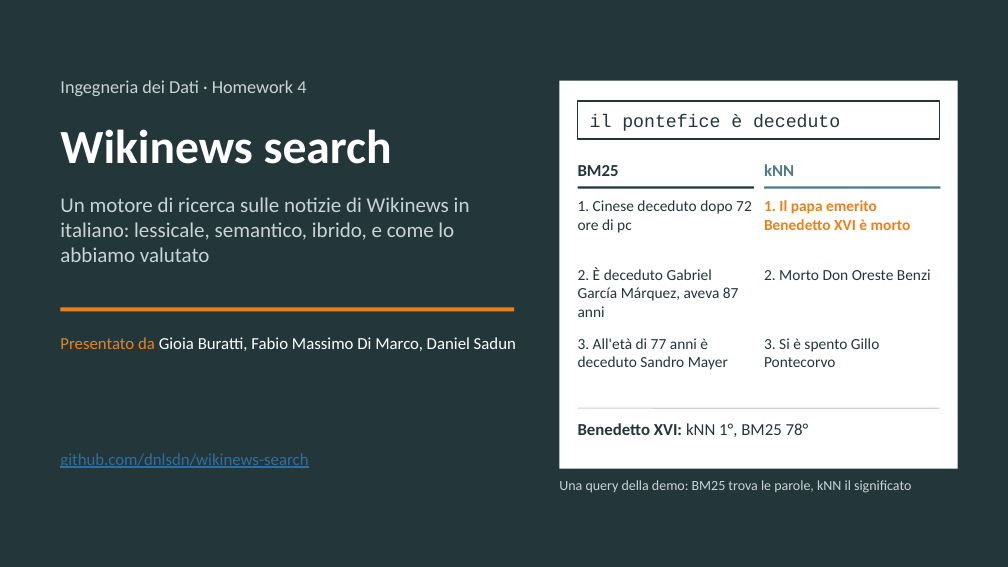
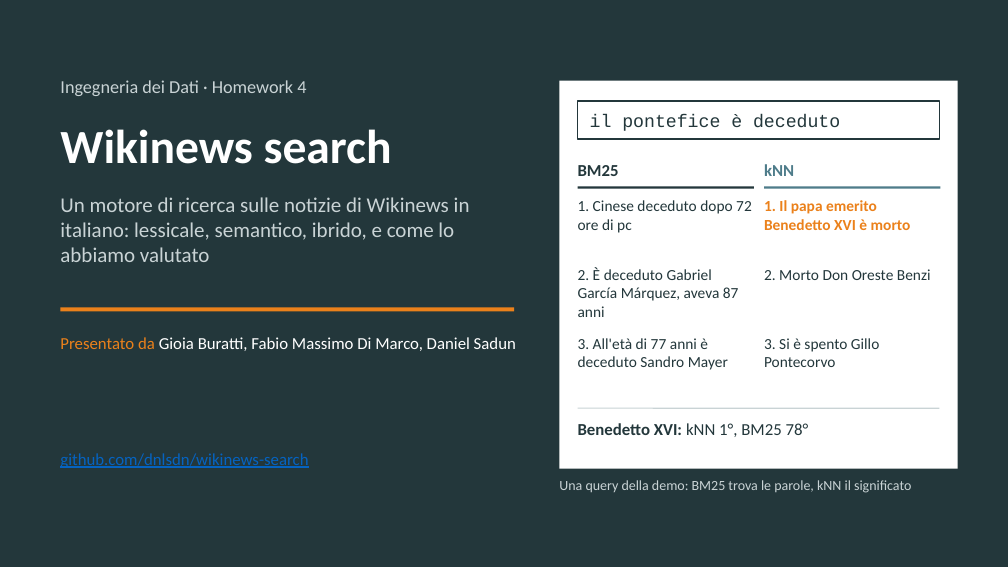
Before and after one commit to dnlsdn/wikinews-search, a slide deck: slide 1 of slides/wikinews-search.pptx. Drawn at 1008x567 pixels with LibreOffice and Linux fonts; fonts in the diff are those of the drawing. Boxes give left, top, right and bottom in pixels: in the first picture for what was removed or moved away, otherwise in the second. Text is boxed around its words. In the diff, an @@ line names an element or a change of style, - is before the commit and + after.

```diff
--- a/slides/wikinews-search.pptx
+++ b/slides/wikinews-search.pptx
@@ text "github.com/dnlsdn/wikinews-search" at [60, 453, 308, 468]: text colour #2F6F9F to #0563C1 @@
```
Also in this commit, not shown: 3 other slides changed, 1 other file.
